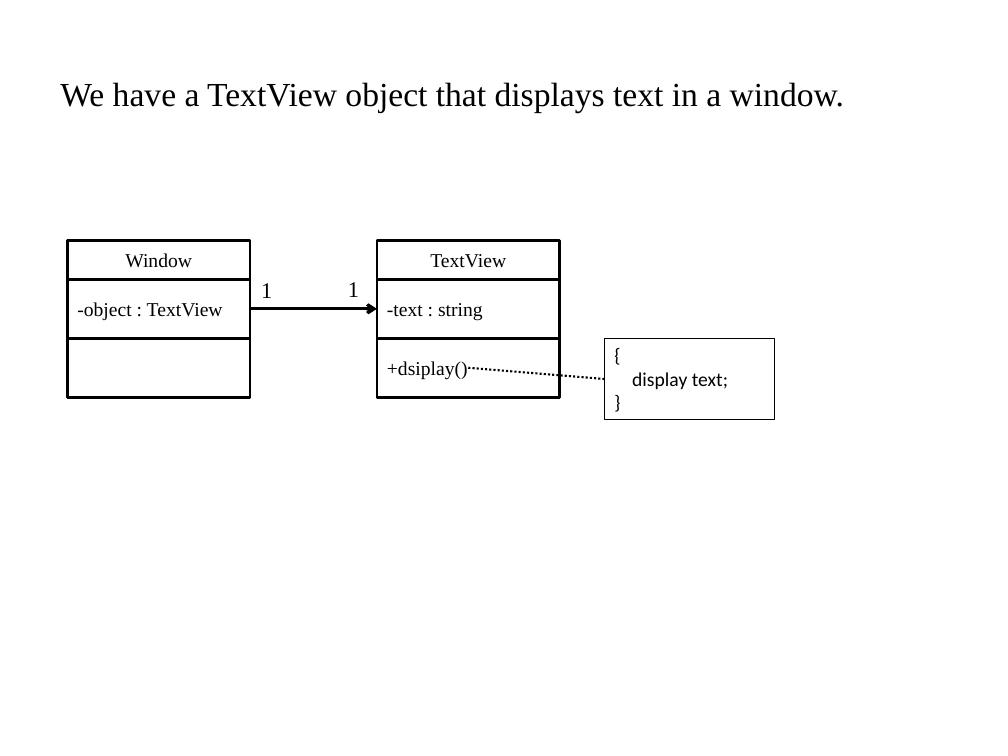
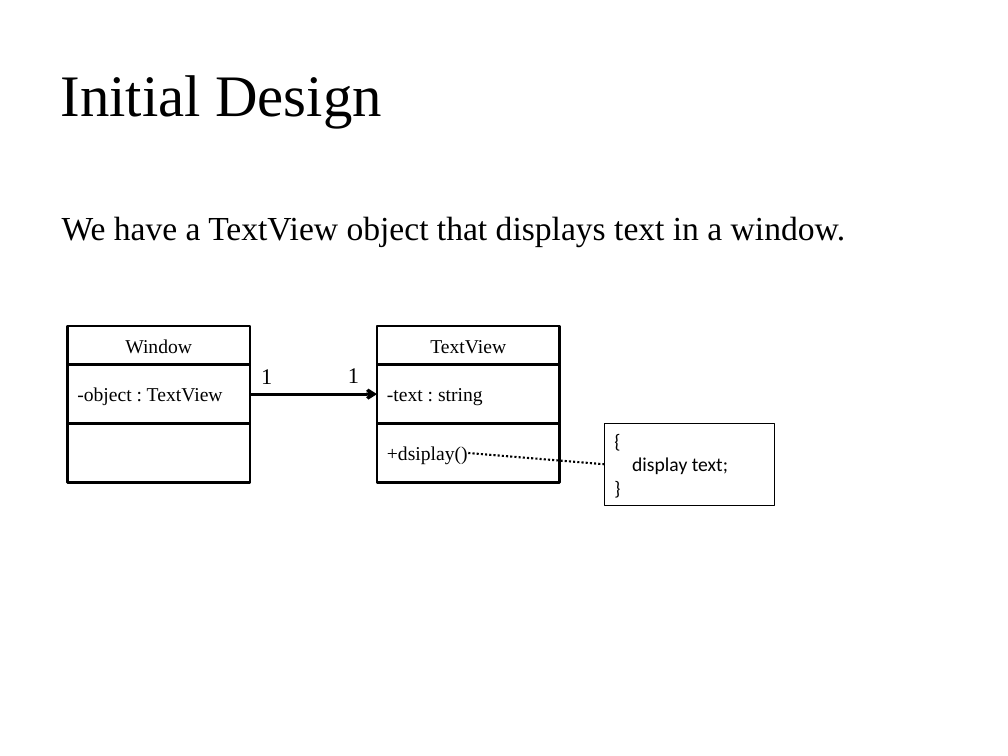
Before and after one commit to 2014-sed-team3/term-project, a slide deck: slide 3 of homework/hw9/9-1/SED-Hw9_1.pptx (slide 2 before the commit). Drawn at 1008x756 pixels with LibreOffice and Linux fonts; fonts in the diff are those of the drawing. Boxes give left, top, right and bottom in pixels: in the first picture for what was removed or moved away, otherwise in the second. Text is boxed around its words. In the diff, an @@ line names an element or a change of style, - is before the commit and + after.

```diff
--- a/homework/hw9/9-1/SED-Hw9_1.pptx
+++ b/homework/hw9/9-1/SED-Hw9_1.pptx
@@ title at (x1=60, y1=75, x2=381, y2=127): text changed; size 24 to 42 pt @@
-We have a TextView object that displays text in a window.
+Initial Design
@@ text added at (x1=62, y1=216, x2=846, y2=246), 24 pt, text #000000 @@
+We have a TextView object that displays text in a window.
@@ 7 rectangles, 2 texts, 1 arrow, 1 line moved together from (x1=68, y1=241, x2=774, y2=420) to (x1=68, y1=326, x2=774, y2=505) @@
```
Also in this commit, not shown: 1 other slide changed, 1 slide added.
